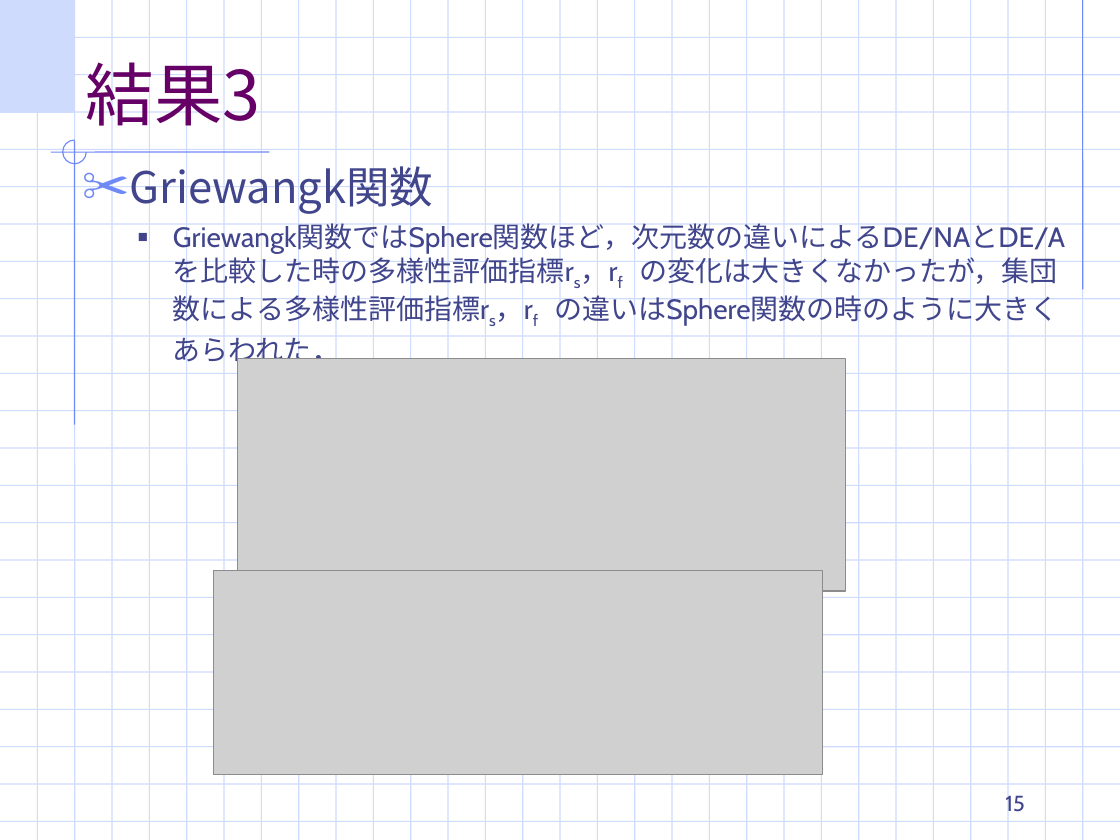
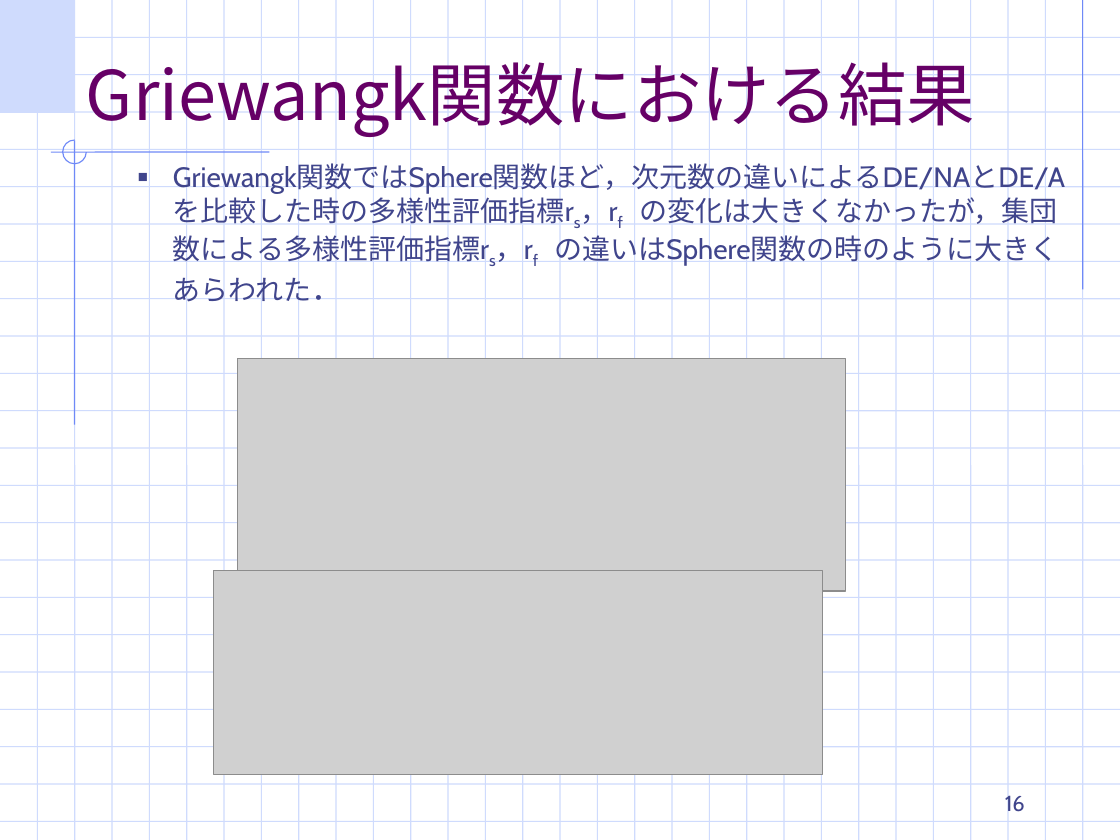
Before and after one commit to TakefumiYamamura/labolatry, a slide deck: slide 16 of 適応DE最終ゼミ発表.ppt (slide 15 before the commit). Drawn at 1120x840 pixels with LibreOffice and Linux fonts; fonts in the diff are those of the drawing; grey boxes stand for pictures; background and template pictures are left out. Boxes give left, top, right and bottom in pixels: in the first picture for what was removed or moved away, otherwise in the second. Text is boxed around its words. In the diff, an @@ line names an element or a change of style, - is before the commit and + after.

```diff
--- a/適応DE最終ゼミ発表.ppt
+++ b/適応DE最終ゼミ発表.ppt
@@ title at (86,50,975,137): text changed @@
-結果3
+Griewangk関数における結果
@@ text at (129,159,433,214): paragraph removed @@
-✂ Griewangk関数
@@ page number at (1005,795,1025,812): text changed @@
-15
+16
```
Also in this commit, not shown: 10 other slides changed, 1 slide added.
